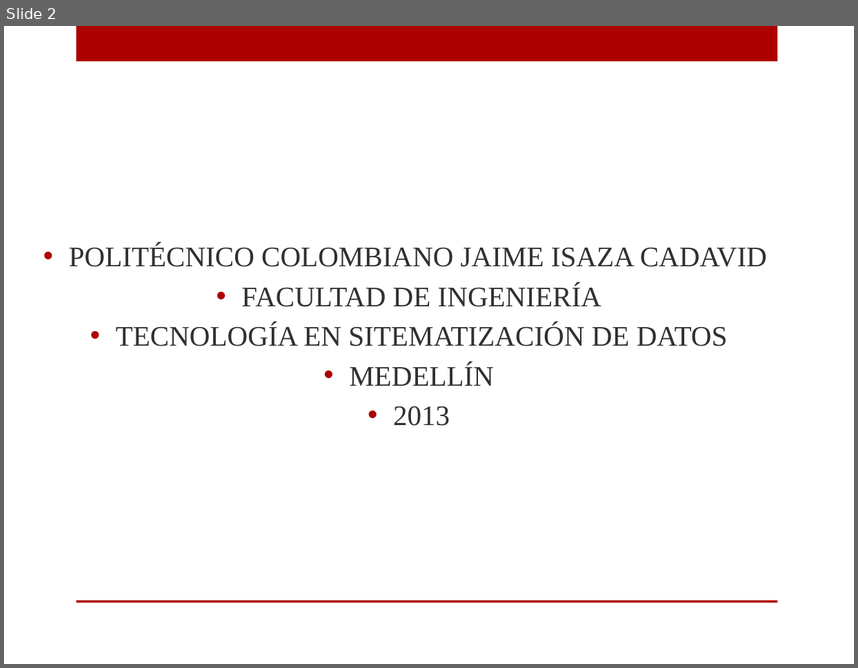
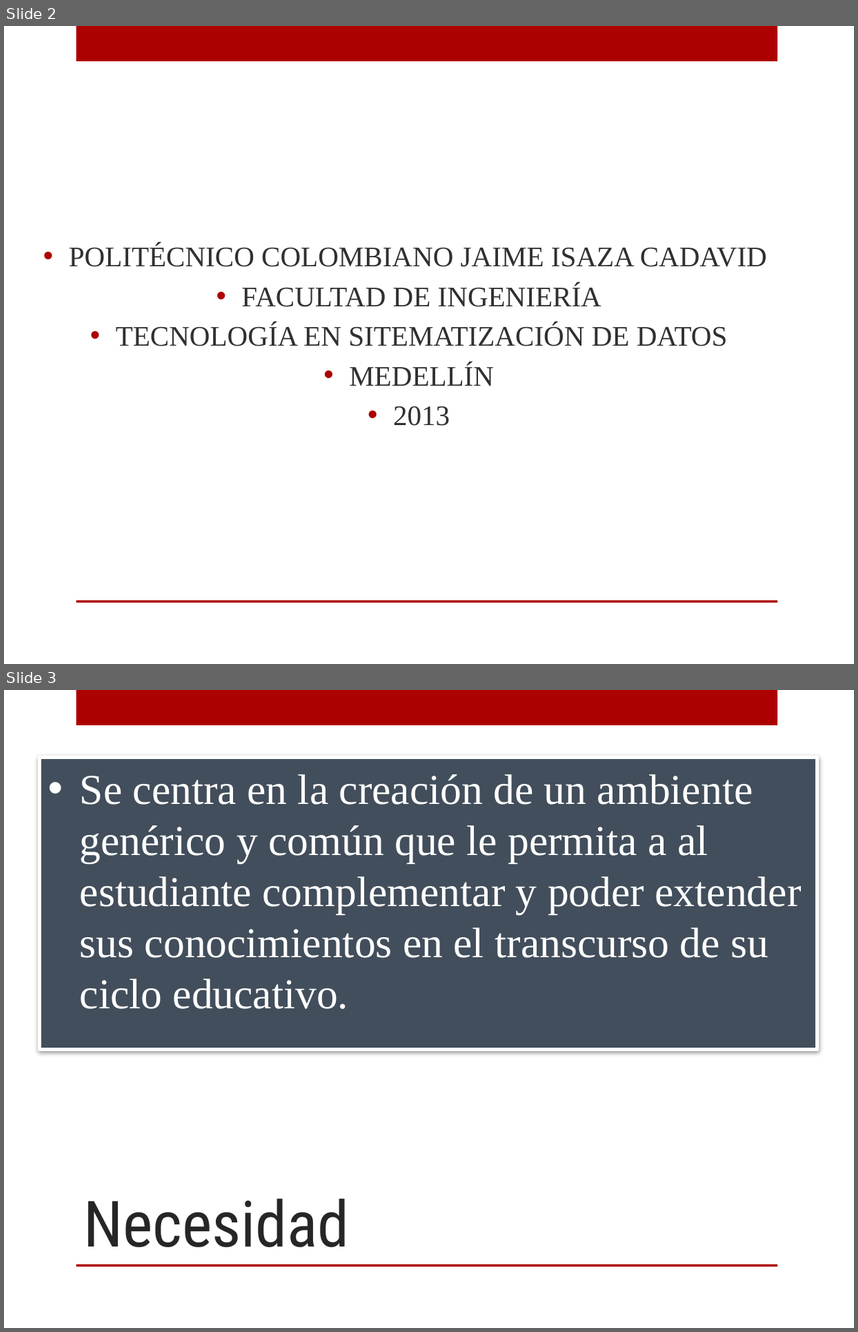
Before and after one commit to OscarMesa/MathForDummies, a slide deck: archivos/documentacion/Presentacion/Presentacion.pptx. Shown one above the other, each under a label of ours: slide 2 before the commit, slides 2 and 3 after it. The pictures are 858x668 and 858x1332 pixels, drawn with LibreOffice and Linux fonts; fonts in the diff are those of the drawing; background and template pictures are left out. Boxes give left, top, right and bottom in pixels: in the first picture for what was removed or moved away, otherwise in the second. Text is boxed around its words. In the diff, an @@ line names an element or a change of style, - is before the commit and + after.

```diff
--- a/archivos/documentacion/Presentacion/Presentacion.pptx
+++ b/archivos/documentacion/Presentacion/Presentacion.pptx
@@ slide 3 added at box(4, 690, 854, 1328), background picture (left out); not listed: 2 template elements that a slide beside it also shows @@
@@ rectangle added at box(40, 757, 818, 1049), fill #424E5B, outline #FFFFFF 2.75 pt, 36 pt, text #FFFFFF @@
+• Se centra en la creación de un ambiente genérico y común que le permita a al estudiante complementar y poder extender sus conocimientos en el transcurso de su ciclo educativo.
@@ title added at box(83, 1198, 349, 1247), 54 pt, text #262626 @@
+Necesidad
```
Also in this commit, not shown: 4 slides changed, 1 other slide added, 2 slides removed.
